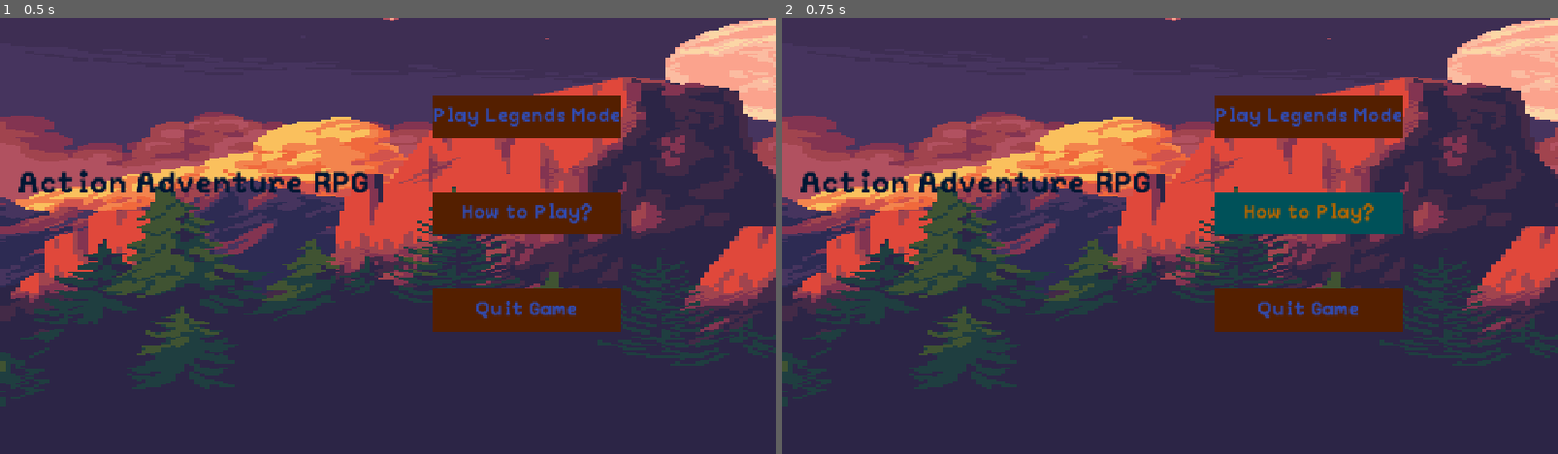
Above: before the commit, frames 1-2 (left to right).
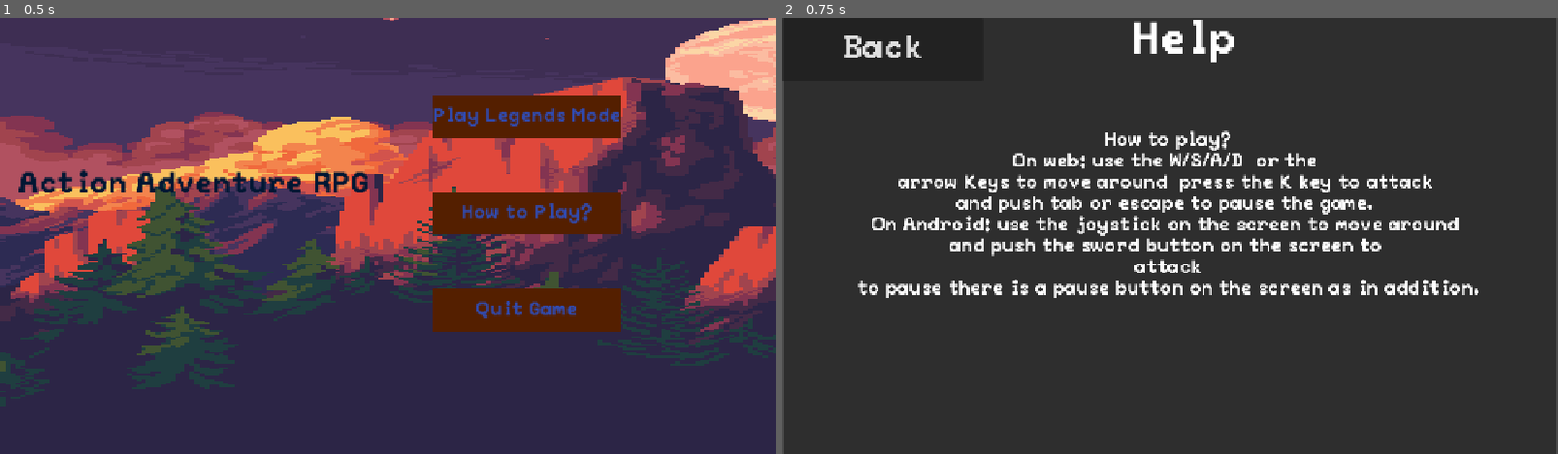
Above: after the commit, the same moments.

Repository: Articlions/Slip-n-Slash
Game: Godot game, scene res://src/Main_menu/Main_menu.tscn
Same seed, same stepped clock (60 frames per second), same inputs: the game is played once before the commit and once after it.
Inputs:
- Up to frame 1 (0.5 s): no input
- Up to frame 2 (0.75 s): click "How to Play?" at 0.5 s

Frame 1 is identical in both runs. In frame 2, 58% of the frame differs, in the area x 0-100%, y 0-100%.

Commit message:
FINISHED!

Diff:
--- a/action-adventure-rpg/icon.svg
+++ /dev/null
@@ -1 +0,0 @@
-<svg xmlns="http://www.w3.org/2000/svg" width="128" height="128"><rect width="124" height="124" x="2" y="2" fill="#363d52" stroke="#212532" stroke-width="4" rx="14"/><g fill="#fff" transform="translate(12.322 12.322)scale(.101)"><path d="M105 673v33q407 354 814 0v-33z"/><path fill="#478cbf" d="m105 673 152 14q12 1 15 14l4 67 132 10 8-61q2-11 15-15h162q13 4 15 15l8 61 132-10 4-67q3-13 15-14l152-14V427q30-39 56-81-35-59-83-108-43 20-82 47-40-37-88-64 7-51 8-102-59-28-123-42-26 43-46 89-49-7-98 0-20-46-46-89-64 14-123 42 1 51 8 102-48 27-88 64-39-27-82-47-48 49-83 108 26 42 56 81zm0 33v39c0 276 813 276 814 0v-39l-134 12-5 69q-2 10-14 13l-162 11q-12 0-16-11l-10-65H446l-10 65q-4 11-16 11l-162-11q-12-3-14-13l-5-69z"/><path d="M483 600c0 34 58 34 58 0v-86c0-34-58-34-58 0z"/><circle cx="725" cy="526" r="90"/><circle cx="299" cy="526" r="90"/></g><g fill="#414042" transform="translate(12.322 12.322)scale(.101)"><circle cx="307" cy="532" r="60"/><circle cx="717" cy="532" r="60"/></g></svg>
--- a/action-adventure-rpg/project.godot
+++ b/action-adventure-rpg/project.godot
@@ -14,7 +14,7 @@
 run/main_scene="uid://cbiefyjwd3nf0"
 config/features=PackedStringArray("4.7", "GL Compatibility")
 boot_splash/image="uid://w2irr788ool2"
-config/icon="res://icon.svg"
+config/icon="uid://bwd3epe2s0nfh"
 
 [autoload]
 
--- a/action-adventure-rpg/src/Enemies/bat_enemy.gd
+++ b/action-adventure-rpg/src/Enemies/bat_enemy.gd
@@ -45,7 +45,7 @@
 
 	if distance <= attack_range:
 		current_state = States.ATTACK
-		print("Im gonna get you")
+		# print("Im gonna get you")
 		enemy_attack()
 
 	elif distance_to_player() <= aggro_range:
@@ -121,7 +121,7 @@
 
 
 	health_points -= damage_amount
-	print("Damage Taken Health: ",  health_points)
+	# print("Damage Taken Health: ",  health_points)
 	if health_points <= 0:
 		death()
 
--- /dev/null
+++ b/action-adventure-rpg/src/Game/GameUI/help+credits.gd
@@ -0,0 +1,10 @@
+extends Control
+
+
+# Called when the node enters the scene tree for the first time.
+func _ready() -> void:
+	%BackButton.pressed.connect(_on_back_button_pressed_because_user_does_not_want_to_see_how_to_play_any_more_and_wants_to_just_play_the_game)
+
+
+func _on_back_button_pressed_because_user_does_not_want_to_see_how_to_play_any_more_and_wants_to_just_play_the_game() -> void:
+	get_tree().change_scene_to_file("res://src/Main_menu/Main_menu.tscn")
--- /dev/null
+++ b/action-adventure-rpg/src/Game/GameUI/help+credits.tscn
@@ -0,0 +1,72 @@
+[gd_scene format=3 uid="uid://wit7lbssr5gn"]
+
+[ext_resource type="Script" uid="uid://s2mp4tekbrwt" path="res://src/Game/GameUI/help+credits.gd" id="1_rhpyk"]
+[ext_resource type="FontFile" uid="uid://dyboxb7nualxl" path="res://assets/rpg_fonts/PeaberryBase.ttf" id="1_tq78i"]
+
+[node name="Control" type="Control" unique_id=1180139167]
+layout_mode = 3
+anchors_preset = 15
+anchor_right = 1.0
+anchor_bottom = 1.0
+grow_horizontal = 2
+grow_vertical = 2
+script = ExtResource("1_rhpyk")
+
+[node name="Panel" type="Panel" parent="." unique_id=405869937]
+layout_mode = 1
+anchors_preset = 15
+anchor_right = 1.0
+anchor_bottom = 1.0
+offset_left = 2.0
+offset_right = -2.0
+grow_horizontal = 2
+grow_vertical = 2
+
+[node name="Label2" type="Label" parent="Panel" unique_id=428168990]
+texture_filter = 1
+layout_mode = 1
+anchors_preset = 4
+anchor_top = 0.5
+anchor_bottom = 0.5
+offset_top = -173.5
+offset_right = 1271.0
+offset_bottom = 173.5
+grow_vertical = 2
+theme_override_fonts/font = ExtResource("1_tq78i")
+theme_override_font_sizes/font_size = 31
+text = "How to play?
+On web: use the W/S/A/D  or the
+arrow Keys to move around  press the K key to attack
+and push tab or escape to pause the game.
+On Android: use the joystick on the screen to move around
+and push the sword button on the screen to
+attack
+to pause there is a pause button on the screen as in addition.
+
+"
+horizontal_alignment = 1
+
+[node name="Label" type="Label" parent="Panel" unique_id=1442148083]
+texture_filter = 1
+layout_mode = 1
+anchors_preset = 5
+anchor_left = 0.5
+anchor_right = 0.5
+offset_left = -64.0
+offset_top = 2.0
+offset_right = 168.0
+offset_bottom = 78.0
+grow_horizontal = 2
+theme_override_fonts/font = ExtResource("1_tq78i")
+theme_override_font_sizes/font_size = 75
+text = "Help"
+
+[node name="BackButton" type="Button" parent="." unique_id=492157481]
+unique_name_in_owner = true
+texture_filter = 1
+layout_mode = 1
+offset_right = 332.0
+offset_bottom = 105.0
+theme_override_fonts/font = ExtResource("1_tq78i")
+theme_override_font_sizes/font_size = 55
+text = "Back"
--- a/action-adventure-rpg/src/Main_menu/Main_menu_scripts/UIManager.gd
+++ b/action-adventure-rpg/src/Main_menu/Main_menu_scripts/UIManager.gd
@@ -15,12 +15,13 @@
 func _ready() -> void:
 	singleplayer_button.pressed.connect(_on_singleplayer_button_pressed) # first time i connected through Code!
 	quit_button.pressed.connect(_on_quit_button_pressed) # and then we do it again yeah!
+	$Panel/VBoxContainer/Help_Button.pressed.connect(_on_help_button_pressed) # now a different way to see if it works
 
 
 	# YESSSSSIIIIR i finally figured out how to do platform conditional things
 	# SKILLLLLL UNLOCKED!!!!
 
-	if OS.has_feature("linux"):
+	if OS.has_feature("linux") or OS.has_feature("android") or OS.has_feature("web"):
 		multiplayer_button.disabled = true
 		multiplayer_button.hide()
 
@@ -36,3 +37,7 @@
 
 func _on_quit_button_pressed():
 	get_tree().quit()
+
+
+func _on_help_button_pressed() -> void:
+	get_tree().change_scene_to_file("res://src/Game/GameUI/help+credits.tscn")
--- a/action-adventure-rpg/src/Player/Simpler_State_Machine/slipn_slash_guy.gd
+++ b/action-adventure-rpg/src/Player/Simpler_State_Machine/slipn_slash_guy.gd
@@ -77,7 +77,7 @@
 func take_damage(damage_amount: int) -> void:
 	health_points -= damage_amount
 	Eventmanager.damaged.emit( (health_points * 100) / max_healthpoints)
-	print("Damage Taken Health: ",  health_points)
+	# print("Damage Taken Health: ",  health_points)
 	if health_points <= 0:
 		death_process()
 
@@ -148,7 +148,7 @@
 
 
 func _on_hit_box_area_entered(area: Area2D) -> void:
-	print("HITBOX DETECTED: ", area.name)
-	print("AREA OWNER: ", area.owner)
+	# print("HITBOX DETECTED: ", area.name)
+	# print("AREA OWNER: ", area.owner)
 
 	area.owner.take_damage(attack_damage)
--- a/action-adventure-rpg/src/Player/attack_1_state.gd
+++ b/action-adventure-rpg/src/Player/attack_1_state.gd
@@ -36,11 +36,9 @@
 
 func _on_animation_finished(anim_name: String):
 
-	# Print debuggers
+	# Print debuggers--Now! Deleted
 
-	# TODO: delete them
-	print("Animation_fiinished: ",  anim_name)
-	print("Inner animation state: ", animation_playback.get_current_node())
+
 
 	# NEW SKILL!!!!!!!
 	# match anim_name:
--- a/action-adventure-rpg/src/Player/idle_state.gd
+++ b/action-adventure-rpg/src/Player/idle_state.gd
@@ -20,7 +20,7 @@
 
 func _handle_input(event: InputEvent):
 	if Input.is_action_pressed("action_left") or Input.is_action_pressed("action_right"):
-		print("LEFT/RIGHT DETECTED")
+		# print("LEFT/RIGHT DETECTED")
 
 		state_machine.change_state("walkstate")
 
Not shown, removed: action-adventure-rpg/icon.svg.import
Not shown, added: action-adventure-rpg/src/Game/GameUI/help+credits.gd.uid
Not shown, removed: action-adventure-rpg/Releases/android/Action Adventure RPGv1.apk
Not shown, removed: action-adventure-rpg/Releases/android/Action Adventure RPGv1.apk.idsig
